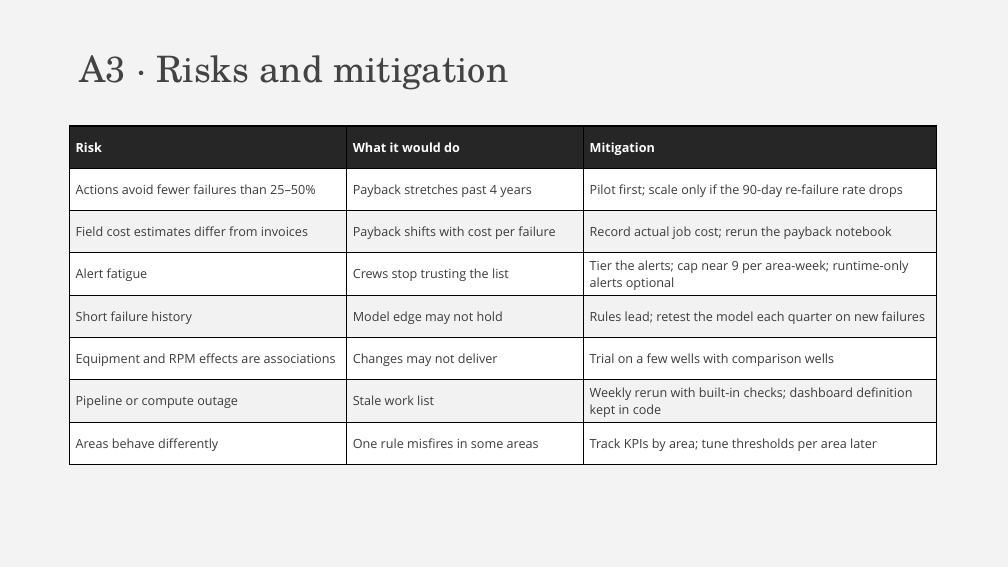
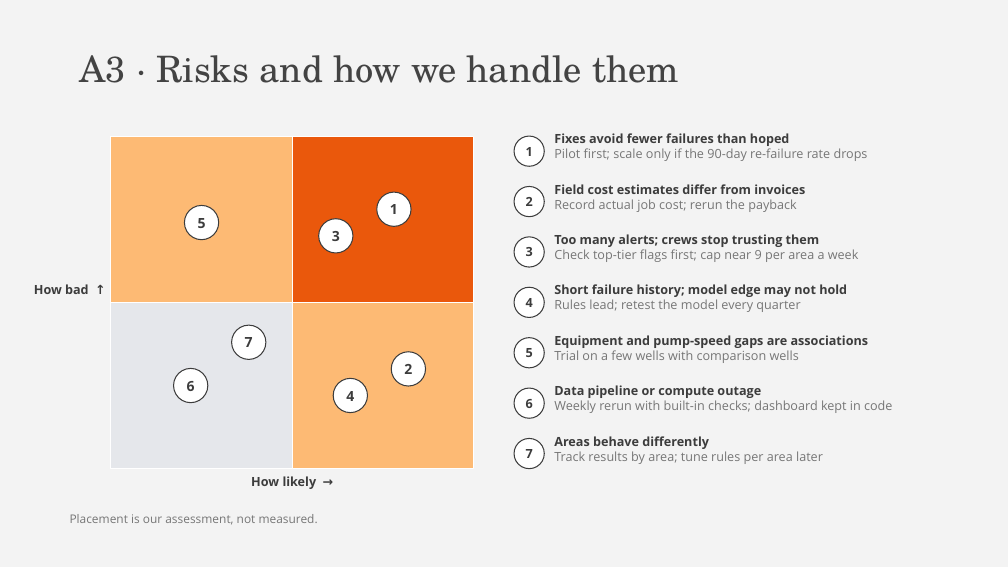
Before and after one commit to Angie629/dsmlc2026, a slide deck: slide 22 of docs/Bad Actors - DSMLC Datathon 2026.pptx. Drawn at 1008x567 pixels with LibreOffice and Linux fonts; fonts in the diff are those of the drawing. Boxes give left, top, right and bottom in pixels: in the first picture for what was removed or moved away, otherwise in the second. Text is boxed around its words. In the diff, an @@ line names an element or a change of style, - is before the commit and + after.

```diff
--- a/docs/Bad Actors - DSMLC Datathon 2026.pptx
+++ b/docs/Bad Actors - DSMLC Datathon 2026.pptx
@@ title at box(79, 55, 679, 83): text changed @@
-A3 · Risks and mitigation
+A3 · Risks and how we handle them
@@ table removed at box(70, 126, 936, 465), 8 rows, 3 columns @@
-Risk | What it would do | Mitigation
-Actions avoid fewer failures than 25–50% | Payback stretches past 4 years | Pilot first; scale only if the 90-day re-failure rate drops
-Field cost estimates differ from invoices | Payback shifts with cost per failure | Record actual job cost; rerun the payback notebook
-Alert fatigue | Crews stop trusting the list | Tier the alerts; cap near 9 per area-week; runtime-only alerts optional
-Short failure history | Model edge may not hold | Rules lead; retest the model each quarter on new failures
-Equipment and RPM effects are associations | Changes may not deliver | Trial on a few wells with comparison wells
-Pipeline or compute outage | Stale work list | Weekly rerun with built-in checks; dashboard definition kept in code
-Areas behave differently | One rule misfires in some areas | Track KPIs by area; tune thresholds per area later
@@ rectangle added at box(111, 136, 292, 302), fill #FDBA74, outline #FFFFFF 0.75 pt @@
@@ rectangle added at box(292, 136, 474, 302), fill #EA580C, outline #FFFFFF 0.75 pt @@
@@ ellipse added at box(514, 136, 544, 166), fill #FFFFFF, outline #3C3C3C 0.75 pt, 9 pt, text #3C3C3C, bold @@
+1
@@ text added at box(554, 133, 868, 161), 9 pt, text #767676 @@
+Fixes avoid fewer failures than hoped
+Pilot first; scale only if the 90-day re-failure rate drops
@@ ellipse added at box(184, 206, 219, 240), fill #FFFFFF, outline #3C3C3C 0.75 pt, 10 pt, text #3C3C3C, bold @@
+5
@@ ellipse added at box(377, 193, 411, 227), fill #FFFFFF, outline #3C3C3C 0.75 pt, 10 pt, text #3C3C3C, bold @@
+1
@@ ellipse added at box(514, 186, 544, 217), fill #FFFFFF, outline #3C3C3C 0.75 pt, 9 pt, text #3C3C3C, bold @@
+2
@@ text added at box(554, 184, 805, 212), 9 pt, text #3C3C3C, bold @@
+Field cost estimates differ from invoices
+Record actual job cost; rerun the payback
@@ ellipse added at box(319, 219, 353, 253), fill #FFFFFF, outline #3C3C3C 0.75 pt, 10 pt, text #3C3C3C, bold @@
+3
@@ ellipse added at box(514, 237, 544, 267), fill #FFFFFF, outline #3C3C3C 0.75 pt, 9 pt, text #3C3C3C, bold @@
+3
@@ text added at box(554, 234, 859, 262), 9 pt, text #767676 @@
+Too many alerts; crews stop trusting them
+Check top-tier flags first; cap near 9 per area a week
@@ text added at box(34, 284, 89, 294), 9 pt, text #3C3C3C, bold @@
+How bad ↑
@@ ellipse added at box(514, 287, 544, 318), fill #FFFFFF, outline #3C3C3C 0.75 pt, 9 pt, text #3C3C3C, bold @@
+4
@@ text added at box(554, 284, 847, 312), 9 pt, text #3C3C3C, bold @@
+Short failure history; model edge may not hold
+Rules lead; retest the model every quarter
@@ rectangle added at box(111, 302, 292, 469), fill #E5E7EB, outline #FFFFFF 0.75 pt @@
@@ ellipse added at box(232, 326, 266, 360), fill #FFFFFF, outline #3C3C3C 0.75 pt, 10 pt, text #3C3C3C, bold @@
+7
@@ rectangle added at box(292, 302, 474, 469), fill #FDBA74, outline #FFFFFF 0.75 pt @@
@@ ellipse added at box(391, 352, 425, 386), fill #FFFFFF, outline #3C3C3C 0.75 pt, 10 pt, text #3C3C3C, bold @@
+2
@@ ellipse added at box(514, 338, 544, 368), fill #FFFFFF, outline #3C3C3C 0.75 pt, 9 pt, text #3C3C3C, bold @@
+5
@@ text added at box(554, 335, 869, 363), 9 pt, text #3C3C3C, bold @@
+Equipment and pump-speed gaps are associations
+Trial on a few wells with comparison wells
@@ ellipse added at box(173, 368, 208, 402), fill #FFFFFF, outline #3C3C3C 0.75 pt, 10 pt, text #3C3C3C, bold @@
+6
@@ ellipse added at box(334, 378, 368, 412), fill #FFFFFF, outline #3C3C3C 0.75 pt, 10 pt, text #3C3C3C, bold @@
+4
@@ ellipse added at box(514, 388, 544, 418), fill #FFFFFF, outline #3C3C3C 0.75 pt, 9 pt, text #3C3C3C, bold @@
+6
@@ text added at box(554, 385, 892, 413), 9 pt, text #767676 @@
+Data pipeline or compute outage
+Weekly rerun with built-in checks; dashboard kept in code
@@ ellipse added at box(514, 438, 544, 469), fill #FFFFFF, outline #3C3C3C 0.75 pt, 9 pt, text #3C3C3C, bold @@
+7
@@ text added at box(554, 436, 823, 464), 9 pt, text #767676 @@
+Areas behave differently
+Track results by area; tune rules per area later
@@ text added at box(251, 476, 317, 489), 9 pt, text #3C3C3C, bold @@
+How likely →
@@ text added at box(70, 514, 318, 525), 8.5 pt, text #767676 @@
+Placement is our assessment, not measured.
```
Also in this commit, not shown: 5 other slides changed, 1 other file.
